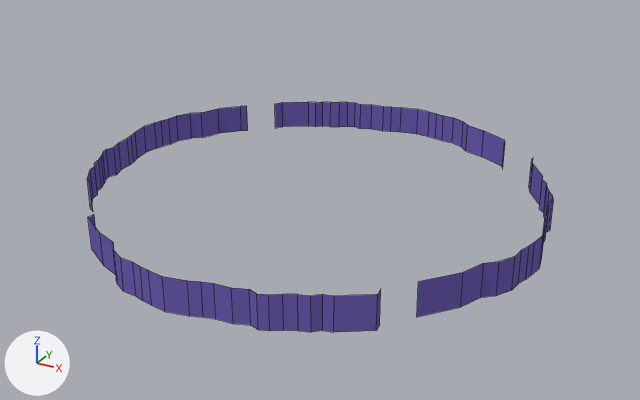
A saved change to the Blender file ProjectLuna/Assets/Models/terrain/ground/new_world_outer_walls.blend.
Both versions are drawn from a 50 mm camera at (22.4, -40.0, 20.7) aimed at (0.6, -0.3, 0.9). The axes (+X, +Y, +Z) are drawn at lower left. The lights are the same throughout. Mesh edges are drawn as thin lines.
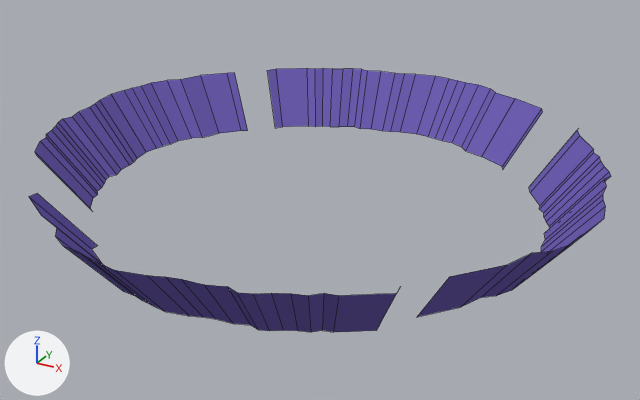
Boxes [x1, y1, x2, y2] around the edits, measured in the pictures (640 x 400 px):
```json
{"object": "Grid", "change": "reshaped", "before": [87, 102, 553, 332], "after": [29, 68, 611, 332], "on screen": "25% wider, 15% taller"}
```

Edits to the scene script, one JSON object a line:
```json
{"block": "me_grid", "where": "me_grid.from_pydata(...)  # 192 vertices, 92 faces; spans x -1.34..1.34, y -1.35..1.36, z 0.01..0.18"}
{"block": "me_grid", "where": "# used by ob_grid; location = (0.0, 0.0, 0.39); scale = (10.0, 10.0, 10.0)"}
{"block": "me_grid", "change": "me_grid part 1: all 96 vertices in x -1.34..1.34, y -1.35..1.36, z 0.18 are scaled about their middle by (1.21, 1.21, 1), then moved by (0.0, -0.01, 0.16)"}
```
